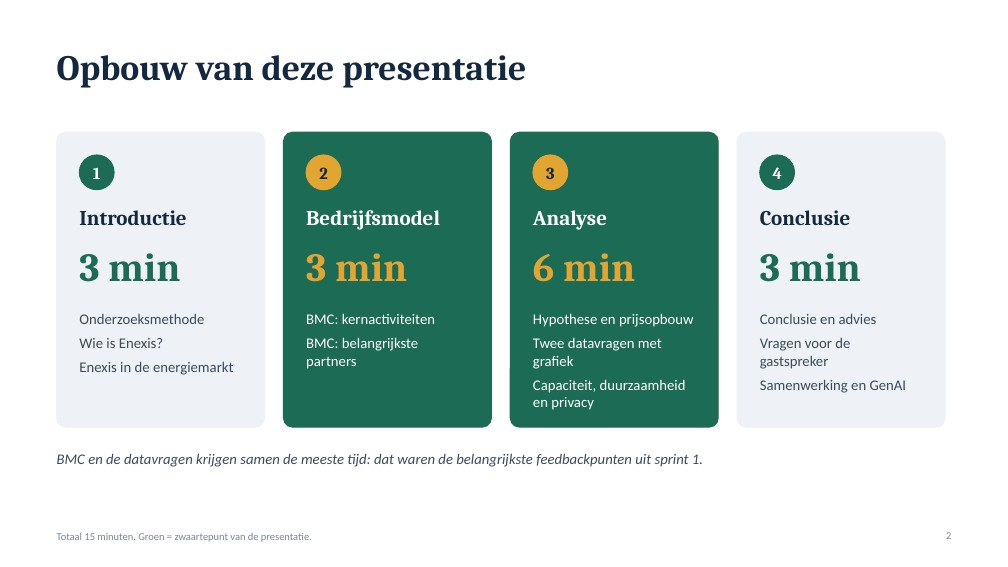
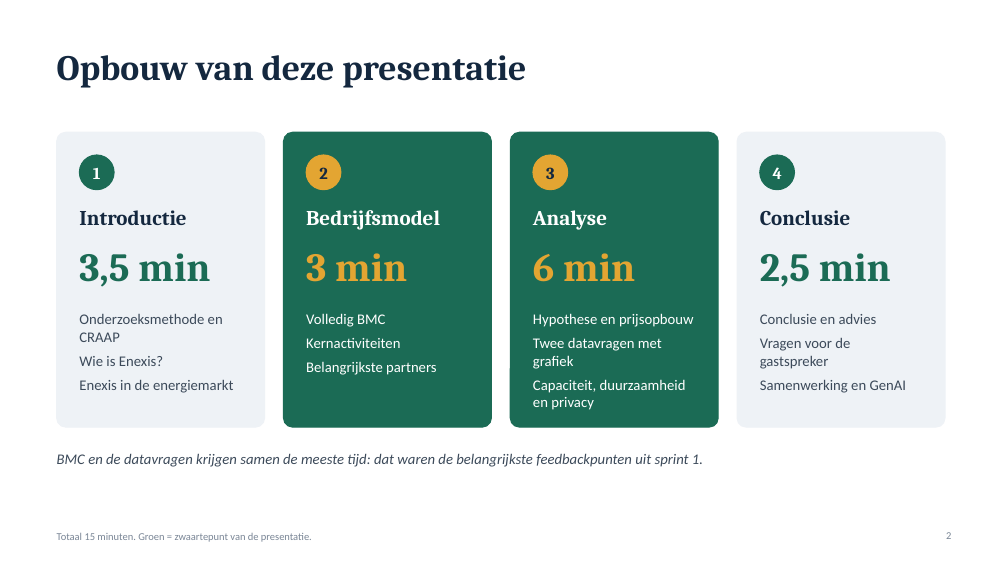
Before and after one commit to FreeWRATH/-betterfish, a slide deck: slide 2 of datalab-sprint2/Datalab1_Presentatie_Sprint1en2_Enexis.pptx. Drawn at 1008x567 pixels with LibreOffice and Linux fonts; fonts in the diff are those of the drawing. Boxes give left, top, right and bottom in pixels: in the first picture for what was removed or moved away, otherwise in the second. Text is boxed around its words. In the diff, an @@ line names an element or a change of style, - is before the commit and + after.

```diff
--- a/datalab-sprint2/Datalab1_Presentatie_Sprint1en2_Enexis.pptx
+++ b/datalab-sprint2/Datalab1_Presentatie_Sprint1en2_Enexis.pptx
@@ text at <box>79,253,210,287</box>: text changed @@
-3 min
+3,5 min
@@ text at <box>760,253,891,287</box>: text changed @@
-3 min
+2,5 min
@@ text at <box>79,314,223,342</box>: text changed @@
-Onderzoeksmethode
+Onderzoeksmethode en CRAAP
@@ text at <box>306,313,437,375</box>: text changed @@
-BMC: kernactiviteiten
-BMC: belangrijkste partners
+Volledig BMC
+Kernactiviteiten
+Belangrijkste partners
```
Also in this commit, not shown: 3 other slides changed, 2 slides added, 2 other files.
